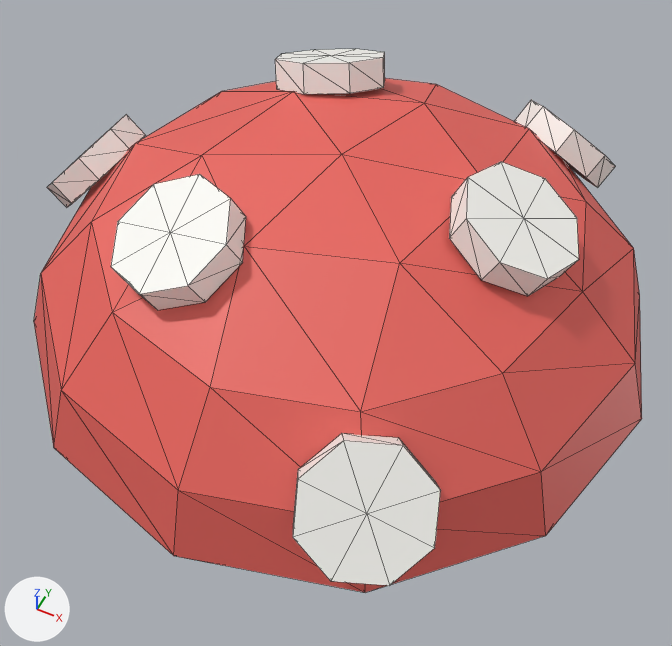
The glTF model public/studio/v2.15.0/d_mushroom/model.glb, before and after one commit.
One viewpoint serves both versions: a 50 mm camera at (1.0, -2.04, 3.74) aimed at (-0.07, 0.1, 1.07). Lighting does not change. The marker at lower left points along +X, +Y and +Z. The picture after the commit comes second. Mesh edges are drawn as thin lines. Where no turn or scale is listed for an object, it has been applied to the vertices.

The first picture shows 'part1', 'part2', 'part3', 'part4', 'part5', 'part6', 'part7'.
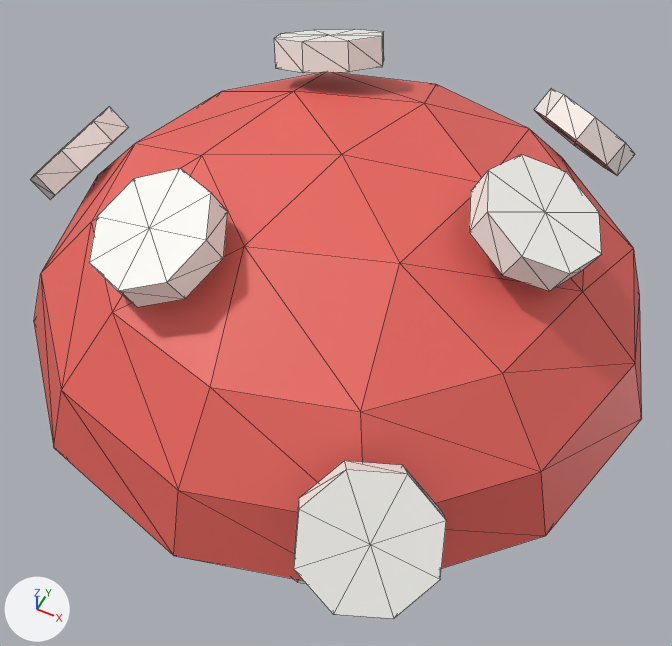
The edits, one by one:
me_geometry_2 is used by ob_part2; location (0.0, 0.0, 0.0).
me_geometry_2 had 18 vertices, 32 faces and spanned x 0.36..0.765, y -0.2..0.2, z 1.768..2.029.
me_geometry_2 now has 18 vertices, 32 faces and spans x 0.417..0.821, y -0.2..0.2, z 1.814..2.075.
me_geometry_2 part 1: the whole mesh is moved by (0.056, 0.0, 0.046).
me_geometry_3 is used by ob_part3; location (0.0, 0.0, 0.0).
me_geometry_3 had 18 vertices, 32 faces and spanned x -0.487..-0.075, y 0.283..0.691, z 1.771..2.026.
me_geometry_3 now has 18 vertices, 32 faces and spans x -0.515..-0.104, y 0.332..0.74, z 1.817..2.072.
me_geometry_3 part 2: the whole mesh is moved by (-0.028, 0.049, 0.046).
me_geometry_4 is used by ob_part4; location (0.0, 0.0, 0.0).
me_geometry_4 had 18 vertices, 32 faces and spanned x -0.487..-0.075, y -0.691..-0.283, z 1.771..2.026.
me_geometry_4 now has 18 vertices, 32 faces and spans x -0.515..-0.104, y -0.74..-0.332, z 1.817..2.072.
me_geometry_4 part 3: the whole mesh is moved by (-0.028, -0.049, 0.046).
me_geometry_5 is used by ob_part5; location (0.0, 0.0, 0.0).
me_geometry_5 had 18 vertices, 32 faces and spanned x 0.299..0.704, y 0.683..1.053, z 1.414..1.763.
me_geometry_5 now has 18 vertices, 32 faces and spans x 0.347..0.752, y 0.766..1.136, z 1.429..1.777.
me_geometry_5 part 4: the whole mesh is moved by (0.048, 0.083, 0.014).
me_geometry_6 is used by ob_part6; location (0.0, 0.0, 0.0).
me_geometry_6 had 18 vertices, 32 faces and spanned x -1.177..-0.828, y -0.2..0.2, z 1.409..1.768.
me_geometry_6 now has 18 vertices, 32 faces and spans x -1.249..-0.9, y -0.2..0.2, z 1.42..1.779.
me_geometry_6 part 5: the whole mesh is moved by (-0.072, 0.0, 0.011).
me_geometry_7 is used by ob_part7; location (0.0, 0.0, 0.0).
me_geometry_7 had 18 vertices, 32 faces and spanned x 0.299..0.704, y -1.053..-0.683, z 1.414..1.763.
me_geometry_7 now has 18 vertices, 32 faces and spans x 0.347..0.752, y -1.136..-0.766, z 1.429..1.777.
me_geometry_7 part 6: the whole mesh is moved by (0.048, -0.083, 0.014).

What differs and where, as boxes [x1, y1, x2, y2] in the pictures (672 x 646 px):
'part7', moved
    before: [293, 433, 441, 586]
    after: [294, 461, 446, 619]
'part4', moved
    before: [111, 174, 246, 310]
    after: [89, 168, 228, 307]
'part2', moved
    before: [449, 162, 579, 296]
    after: [469, 154, 602, 291]
'part3', moved
    before: [275, 49, 385, 94]
    after: [274, 29, 384, 73]
'part5', moved
    before: [515, 100, 616, 188]
    after: [534, 89, 635, 176]
'part6', moved
    before: [47, 115, 145, 207]
    after: [30, 107, 129, 200]
